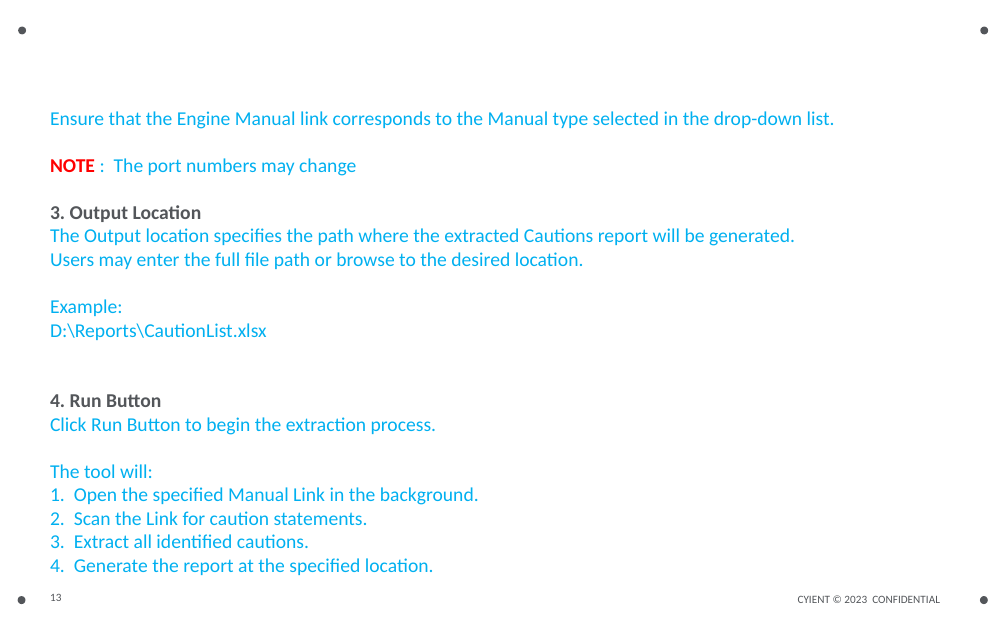
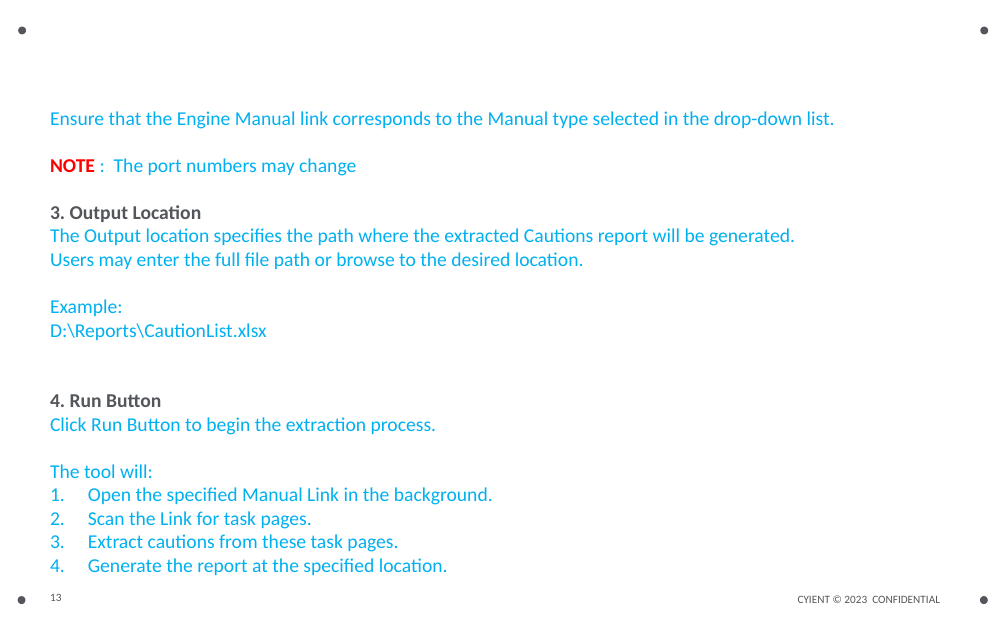
Before and after one commit to JeromeeKaram/FetchCaution, a slide deck: slide 13 of ExtractCautionsForEM/bin/Debug/bin/ExtractCautionsFromEngineManualTool.pptx. Drawn at 1008x630 pixels with LibreOffice and Linux fonts; fonts in the diff are those of the drawing. Boxes give left, top, right and bottom in pixels: in the first picture for what was removed or moved away, otherwise in the second. Text is boxed around its words. In the diff, an @@ line names an element or a change of style, - is before the commit and + after.

Commit message:
Fixed ppt & pdf and fetching 3xx information code pages for Engine Manual Links

```diff
--- a/ExtractCautionsForEM/bin/Debug/bin/ExtractCautionsFromEngineManualTool.pptx
+++ b/ExtractCautionsForEM/bin/Debug/bin/ExtractCautionsFromEngineManualTool.pptx
@@ text at [88, 487, 493, 575]: indent changed @@
@@ text at [88, 511, 398, 552]: text changed @@
-2. Scan the Link for caution statements.
-3. Extract all identified cautions.
+2. Scan the Link for task pages.
+3. Extract cautions from these task pages.
```
Also in this commit, not shown: 6 other slides changed, 5 other files.
